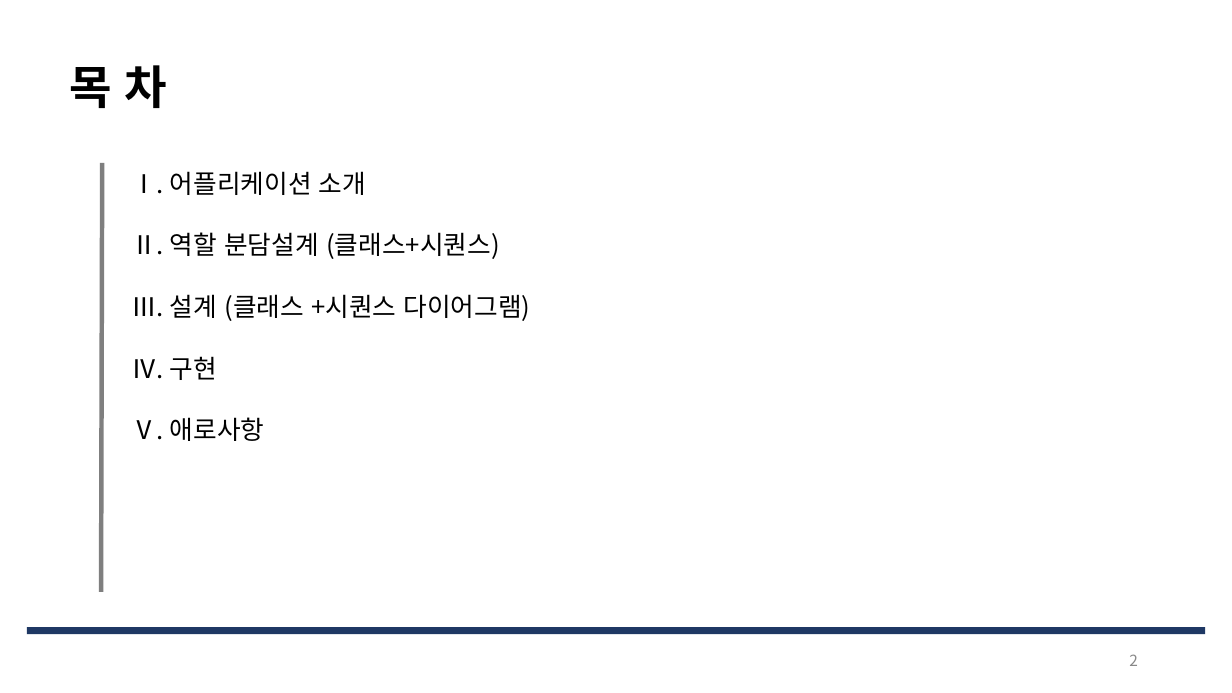
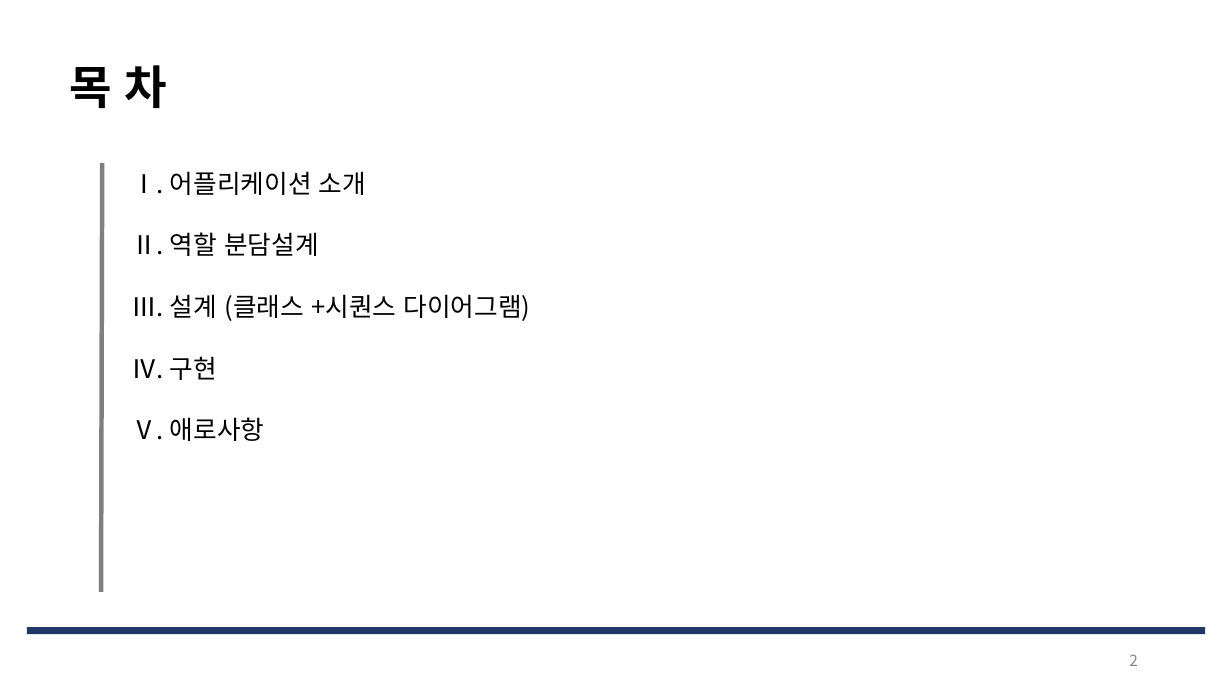
Before and after one commit to Jeeseob/SoftwareEngineering, a slide deck: slide 2 of 소공_기말발표.pptx. Drawn at 1232x693 pixels with LibreOffice and Linux fonts; fonts in the diff are those of the drawing. Boxes give left, top, right and bottom in pixels: in the first picture for what was removed or moved away, otherwise in the second. Text is boxed around its words. In the diff, an @@ line names an element or a change of style, - is before the commit and + after.

```diff
--- a/소공_기말발표.pptx
+++ b/소공_기말발표.pptx
@@ text at (131, 232, 319, 256): text changed @@
-Ⅱ. 역할 분담설계 (클래스+시퀀스)
+Ⅱ. 역할 분담설계
```
